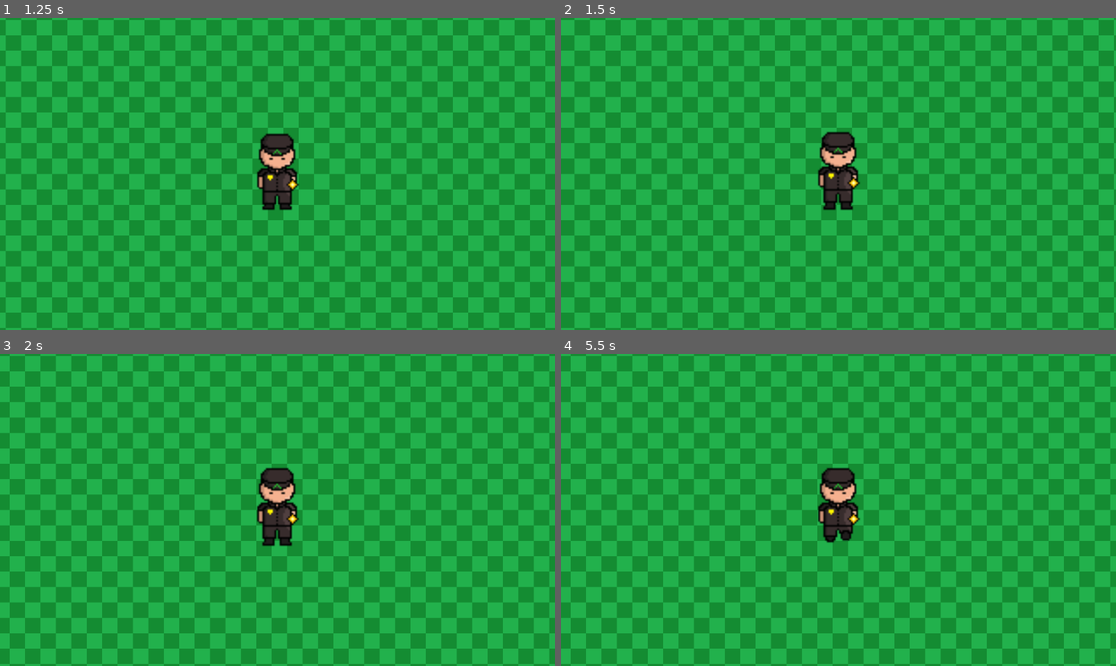
Above: before the commit, frames 1-4 (two rows, left to right).
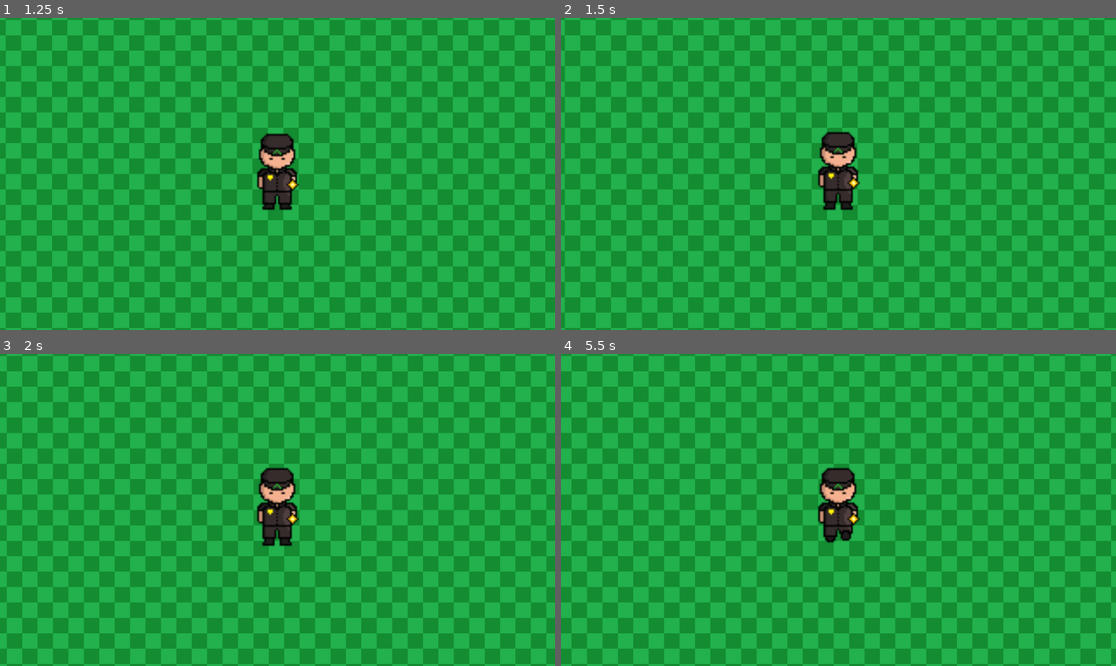
Above: after the commit, the same moments.

Repository: Ryu-Ong/prop
Game: Godot game, scene res://asset/Main_menu.tscn
Same seed, same stepped clock (60 frames per second), same inputs: the game is played once before the commit and once after it.
Inputs:
- Up to frame 1 (1.25 s): click "Start game" at 0.5 s
- Up to frame 2 (1.5 s): tap Enter at 1.25 s; hold Right (ui_right) from 1.28 s (still down)
- Up to frame 3 (2 s): keep holding Right (ui_right)
- Up to frame 4 (5.5 s): release Right (ui_right) at 2.03 s; hold Down (ui_down) 2.03-2.78 s; hold Right (ui_right) 2.78-3.53 s; hold Up (ui_up) 3.53-4.28 s; hold Left (ui_left) from 4.28 s (still down)

Frame 1 is identical in both runs. In frame 2, 59% of the frame differs, in the area x 0-100%, y 0-100%; in frame 3, 17%; in frame 4, 90%.

Commit message:
just some stuff

Diff:
--- a/character_body_2d.gd
+++ b/character_body_2d.gd
@@ -1,11 +1,11 @@
 extends CharacterBody2D
 
-const SPEED = 400.0
+const SPEED = 500.0
 
 @onready var animated_sprite = $AnimatedSprite2D
 
 func _physics_process(delta: float) -> void:
-	var direction = Input.get_vector("ui_left", "ui_right", "ui_up", "ui_down")
+	var direction = Input.get_vector("hunter_left", "hunter_right", "hunter_up", "hunter_down")
 	velocity = direction * SPEED
 	move_and_slide()
 
--- a/project.godot
+++ b/project.godot
@@ -15,6 +15,49 @@
 config/features=PackedStringArray("4.6", "Mobile")
 config/icon="res://icon.svg"
 
+[input]
+
+hunter_up={
+"deadzone": 0.2,
+"events": [Object(InputEventKey,"resource_local_to_scene":false,"resource_name":"","device":0,"window_id":0,"alt_pressed":false,"shift_pressed":false,"ctrl_pressed":false,"meta_pressed":false,"pressed":false,"keycode":0,"physical_keycode":4194320,"key_label":0,"unicode":0,"location":0,"echo":false,"script":null)
+]
+}
+hunter_down={
+"deadzone": 0.2,
+"events": [Object(InputEventKey,"resource_local_to_scene":false,"resource_name":"","device":-1,"window_id":0,"alt_pressed":false,"shift_pressed":false,"ctrl_pressed":false,"meta_pressed":false,"pressed":false,"keycode":0,"physical_keycode":4194322,"key_label":0,"unicode":0,"location":0,"echo":false,"script":null)
+]
+}
+hunter_left={
+"deadzone": 0.2,
+"events": [Object(InputEventKey,"resource_local_to_scene":false,"resource_name":"","device":-1,"window_id":0,"alt_pressed":false,"shift_pressed":false,"ctrl_pressed":false,"meta_pressed":false,"pressed":false,"keycode":0,"physical_keycode":4194319,"key_label":0,"unicode":0,"location":0,"echo":false,"script":null)
+]
+}
+hunter_right={
+"deadzone": 0.2,
+"events": [Object(InputEventKey,"resource_local_to_scene":false,"resource_name":"","device":-1,"window_id":0,"alt_pressed":false,"shift_pressed":false,"ctrl_pressed":false,"meta_pressed":false,"pressed":false,"keycode":0,"physical_keycode":4194321,"key_label":0,"unicode":0,"location":0,"echo":false,"script":null)
+]
+}
+player_up={
+"deadzone": 0.2,
+"events": [Object(InputEventKey,"resource_local_to_scene":false,"resource_name":"","device":-1,"window_id":0,"alt_pressed":false,"shift_pressed":false,"ctrl_pressed":false,"meta_pressed":false,"pressed":false,"keycode":0,"physical_keycode":87,"key_label":0,"unicode":119,"location":0,"echo":false,"script":null)
+]
+}
+player_down={
+"deadzone": 0.2,
+"events": [Object(InputEventKey,"resource_local_to_scene":false,"resource_name":"","device":-1,"window_id":0,"alt_pressed":false,"shift_pressed":false,"ctrl_pressed":false,"meta_pressed":false,"pressed":false,"keycode":0,"physical_keycode":83,"key_label":0,"unicode":115,"location":0,"echo":false,"script":null)
+]
+}
+player_left={
+"deadzone": 0.2,
+"events": [Object(InputEventKey,"resource_local_to_scene":false,"resource_name":"","device":-1,"window_id":0,"alt_pressed":false,"shift_pressed":false,"ctrl_pressed":false,"meta_pressed":false,"pressed":false,"keycode":0,"physical_keycode":65,"key_label":0,"unicode":97,"location":0,"echo":false,"script":null)
+]
+}
+player_right={
+"deadzone": 0.2,
+"events": [Object(InputEventKey,"resource_local_to_scene":false,"resource_name":"","device":-1,"window_id":0,"alt_pressed":false,"shift_pressed":false,"ctrl_pressed":false,"meta_pressed":false,"pressed":false,"keycode":0,"physical_keycode":68,"key_label":0,"unicode":100,"location":0,"echo":false,"script":null)
+]
+}
+
 [physics]
 
 3d/physics_engine="Jolt Physics"
